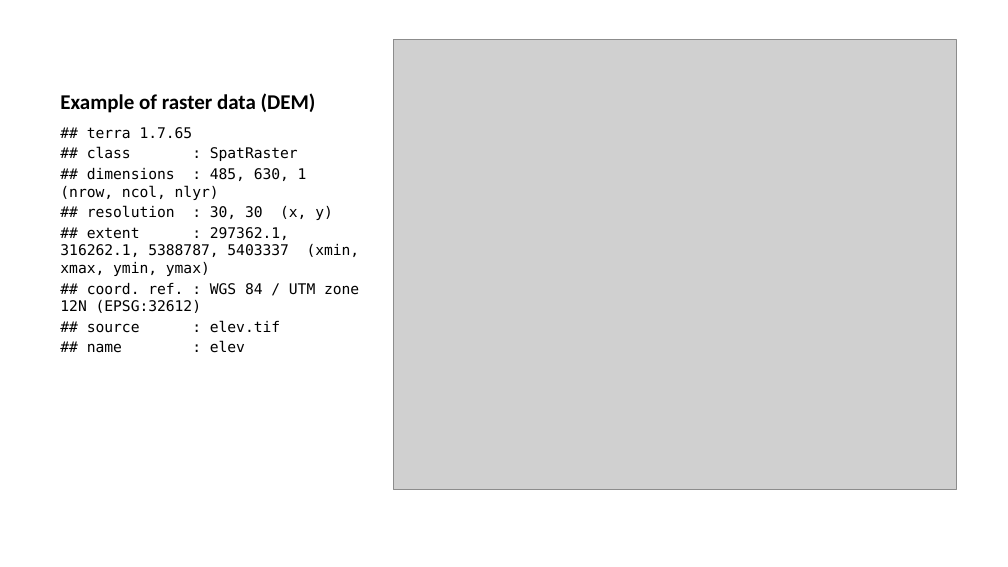
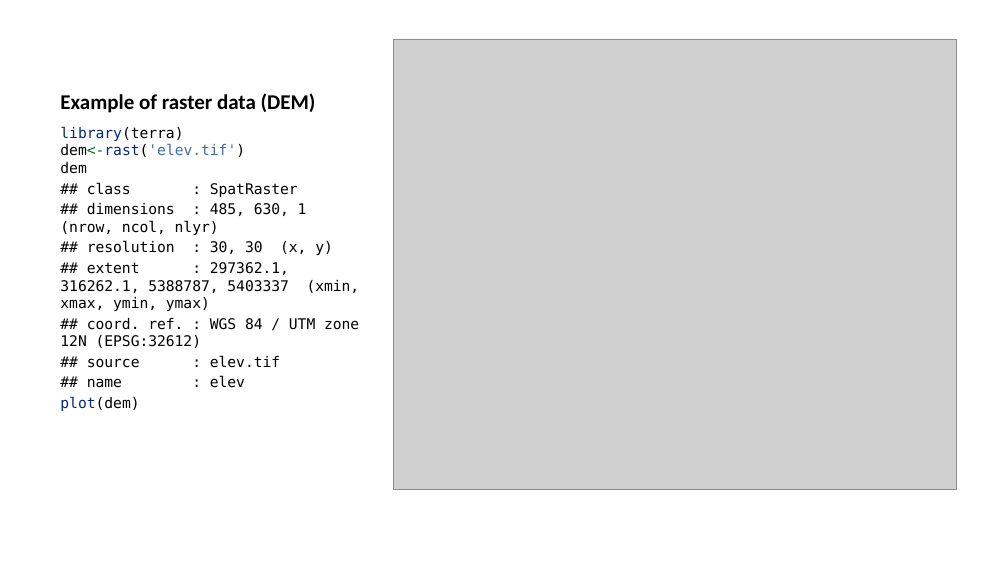
Before and after one commit to yangshao2/Geog4254-5254G, a slide deck: slide 6 of week2/week2.pptx. Drawn at 1008x567 pixels with LibreOffice and Linux fonts; fonts in the diff are those of the drawing; grey boxes stand for pictures. Boxes give left, top, right and bottom in pixels: in the first picture for what was removed or moved away, otherwise in the second. Text is boxed around its words. In the diff, an @@ line names an element or a change of style, - is before the commit and + after.

```diff
--- a/week2/week2.pptx
+++ b/week2/week2.pptx
@@ text at (60,126,245,174): text changed @@
-## terra 1.7.65
+library(terra)
+dem<-rast('elev.tif')
+dem
@@ text at (60,396,139,411): paragraph added @@
+plot(dem)
```
Also in this commit, not shown: 4 other slides changed, 2 slides added, 2 slides removed, 29 other files.
